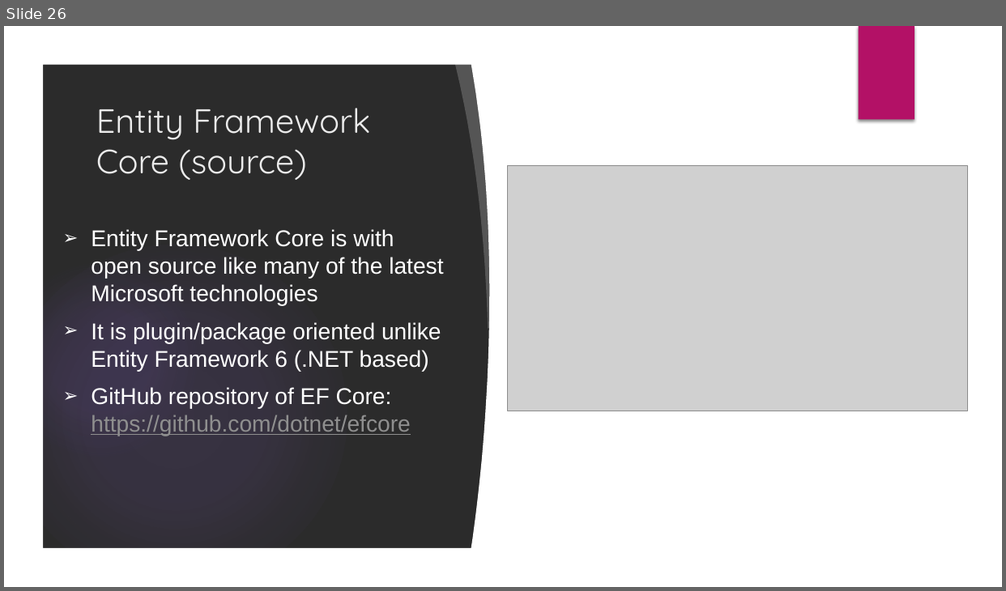
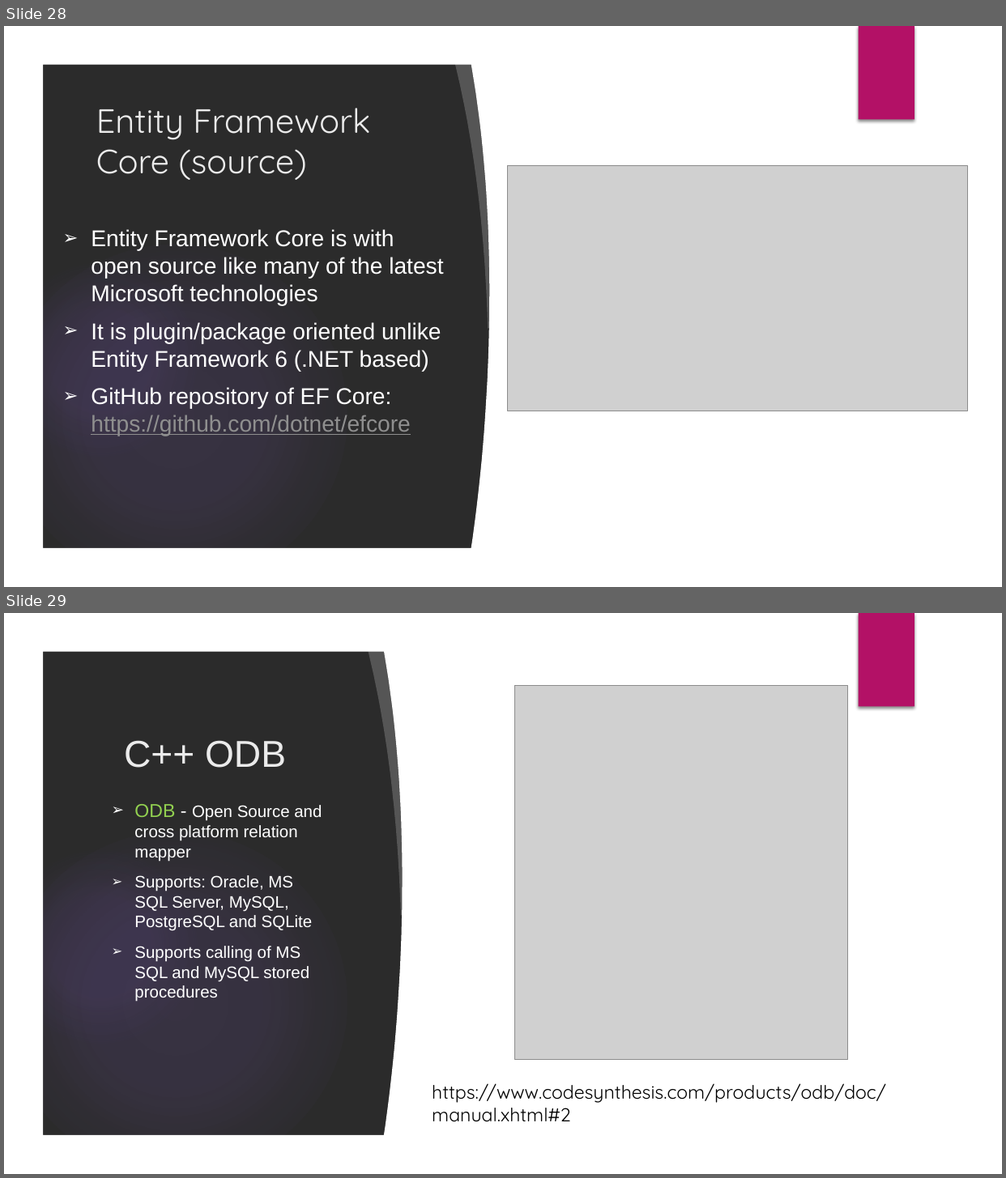
Before and after one commit to velizar92/TSK_Presentations, a slide deck: Databases_and_EntityFrameworkCore.pptx. Shown one above the other, each under a label of ours: slide 26 before the commit, slides 28 and 29 after it. The pictures are 1006x591 and 1006x1178 pixels, drawn with LibreOffice and Linux fonts; fonts in the diff are those of the drawing; grey boxes stand for pictures; background and template pictures are left out; a plain dark background stands for a picture behind light text. Boxes give left, top, right and bottom in pixels: in the first picture for what was removed or moved away, otherwise in the second. Text is boxed around its words. In the diff, an @@ line names an element or a change of style, - is before the commit and + after.

```diff
--- a/Databases_and_EntityFrameworkCore.pptx
+++ b/Databases_and_EntityFrameworkCore.pptx
@@ slide 29 added at [4,613,1002,1174], background picture (left out); not listed: 6 template elements that a slide beside it also shows @@
@@ freeform shape added at [367,645,424,917], fill #FFFFFF at 20% opacity @@
@@ freeform shape added at [383,645,486,1141], fill #FFFFFF @@
@@ rectangle added at [472,646,967,1142], fill #FFFFFF @@
@@ picture added at [514,686,848,1060] @@
@@ title added at [124,740,286,768], 36 pt, text #EBEBEB @@
+C++ ODB
@@ text added at [134,804,322,1002], 16 pt, text #FFFFFF @@
+➢ ODB - Open Source and cross platform relation mapper
+➢ Supports: Oracle, MS SQL Server, MySQL, PostgreSQL and SQLite
+➢ Supports calling of MS SQL and MySQL stored procedures
@@ text added at [432,1084,886,1122], 18 pt, text #000000 @@
+https://www.codesynthesis.com/products/odb/doc/manual.xhtml#2
@@ what was slide 26 is now slide 28 @@
```
Also in this commit, not shown: 4 slides changed, 4 other slides added.
